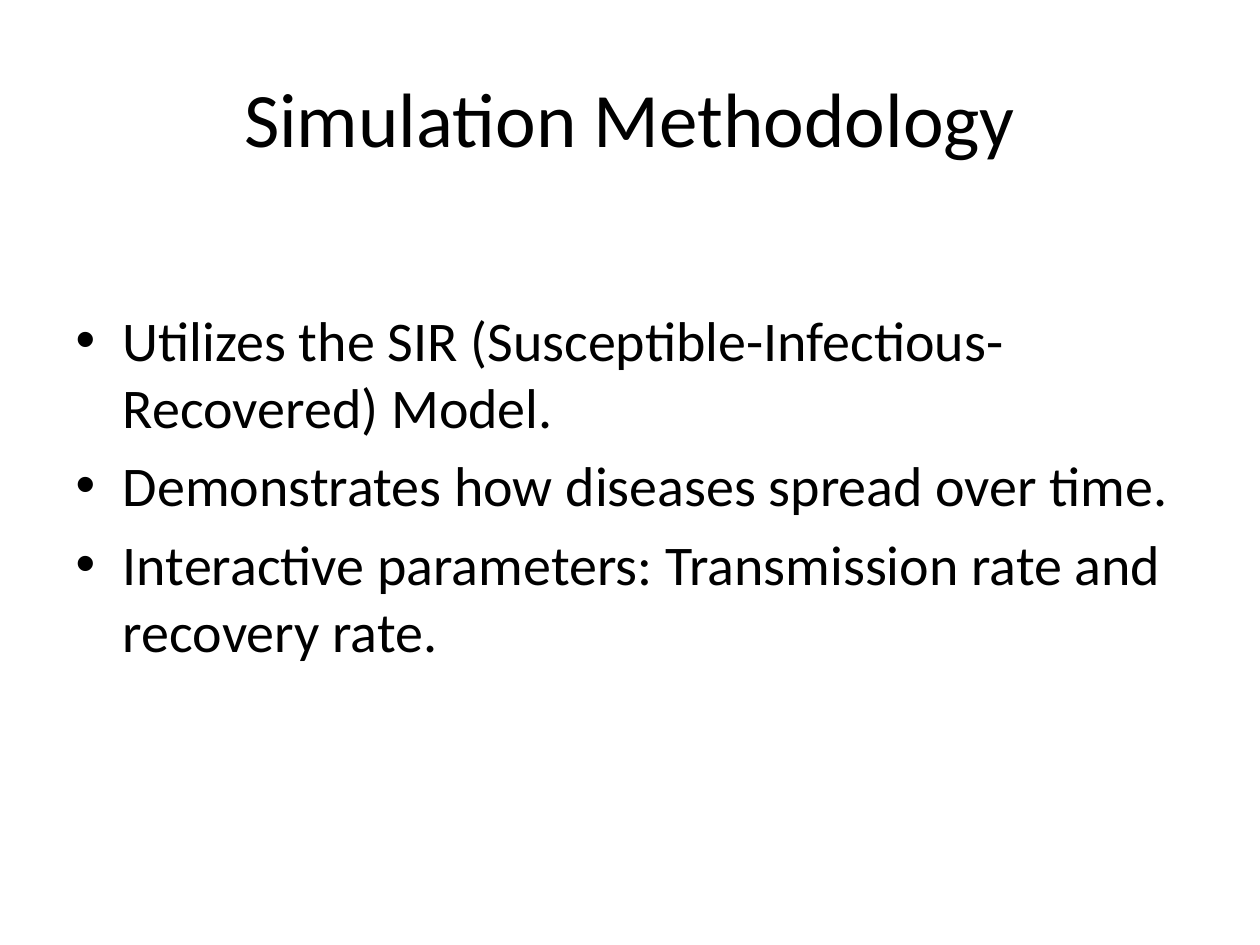
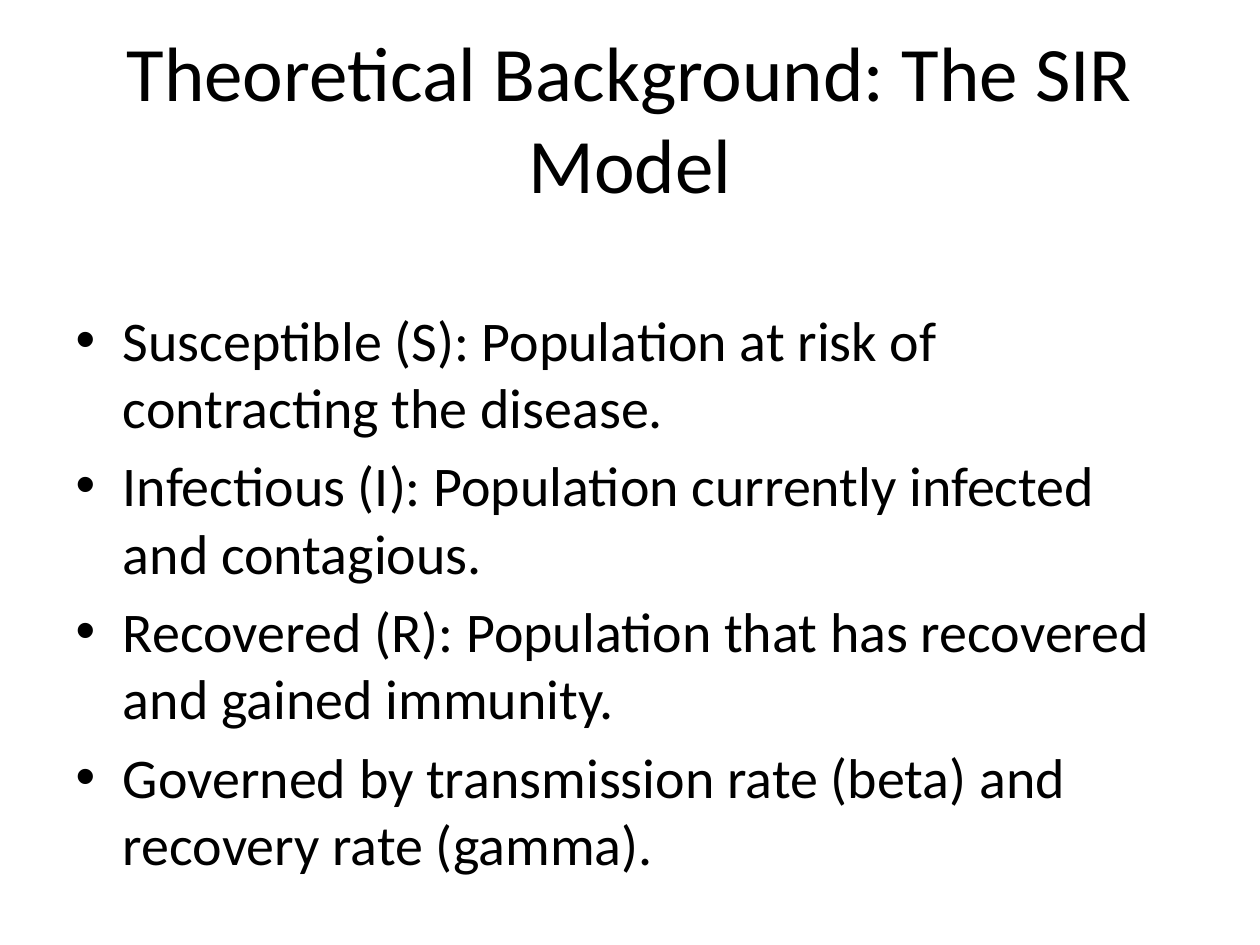
Before and after one commit to Huzyefahwasim/Disease-spread-, a slide deck: slide 4 of docs/Presentation_Slides.pptx. Drawn at 1260x945 pixels with LibreOffice and Linux fonts; fonts in the diff are those of the drawing. Boxes give left, top, right and bottom in pixels: in the first picture for what was removed or moved away, otherwise in the second. Text is boxed around its words. In the diff, an @@ line names an element or a change of style, - is before the commit and + after.

Commit message:
Update PPTX presentation

```diff
--- a/docs/Presentation_Slides.pptx
+++ b/docs/Presentation_Slides.pptx
@@ title at (x1=127, y1=47, x2=1131, y2=194): text changed @@
-Simulation Methodology
+Theoretical Background: The SIR Model
@@ text at (x1=123, y1=320, x2=1149, y2=875): text changed @@
-• Utilizes the SIR (Susceptible-Infectious-Recovered) Model.
-• Demonstrates how diseases spread over time.
-• Interactive parameters: Transmission rate and recovery rate.
+• Susceptible (S): Population at risk of contracting the disease.
+• Infectious (I): Population currently infected and contagious.
+• Recovered (R): Population that has recovered and gained immunity.
+• Governed by transmission rate (beta) and recovery rate (gamma).
```
Also in this commit, not shown: 4 other slides changed, 6 slides added, 1 slide removed.
